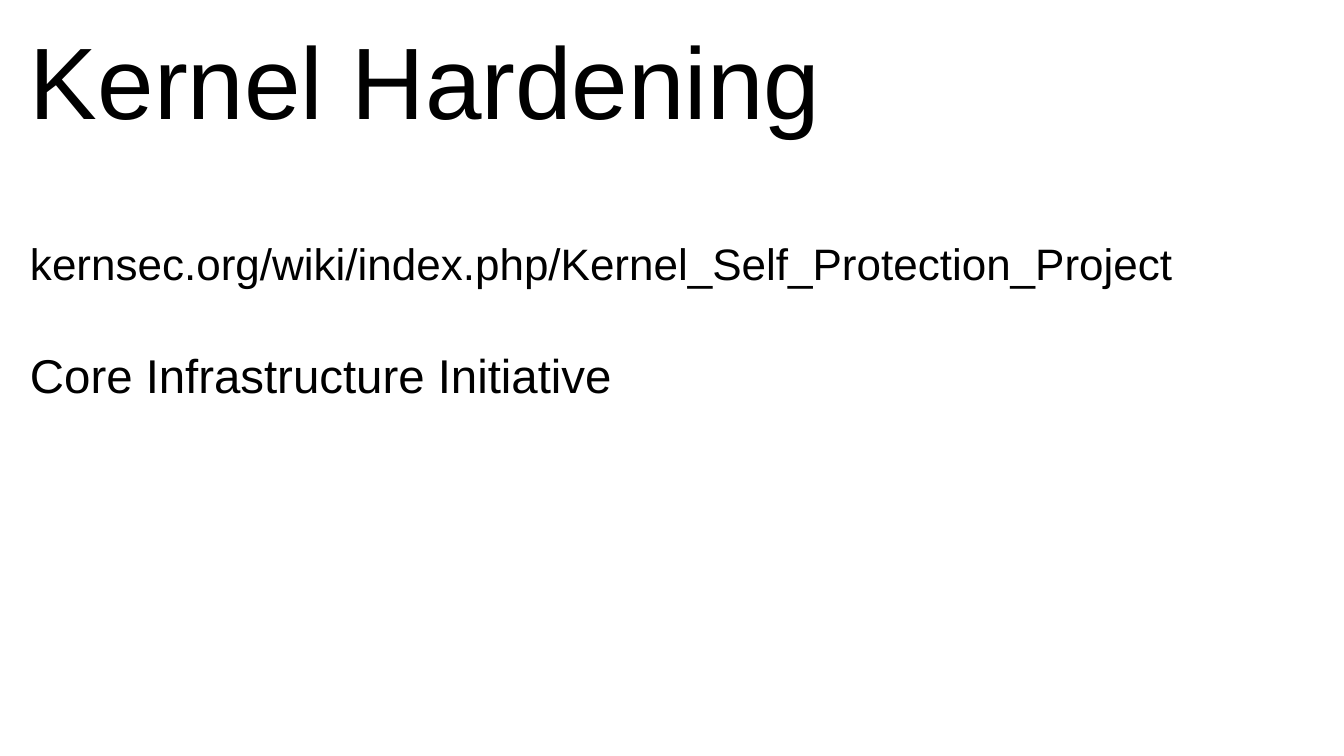
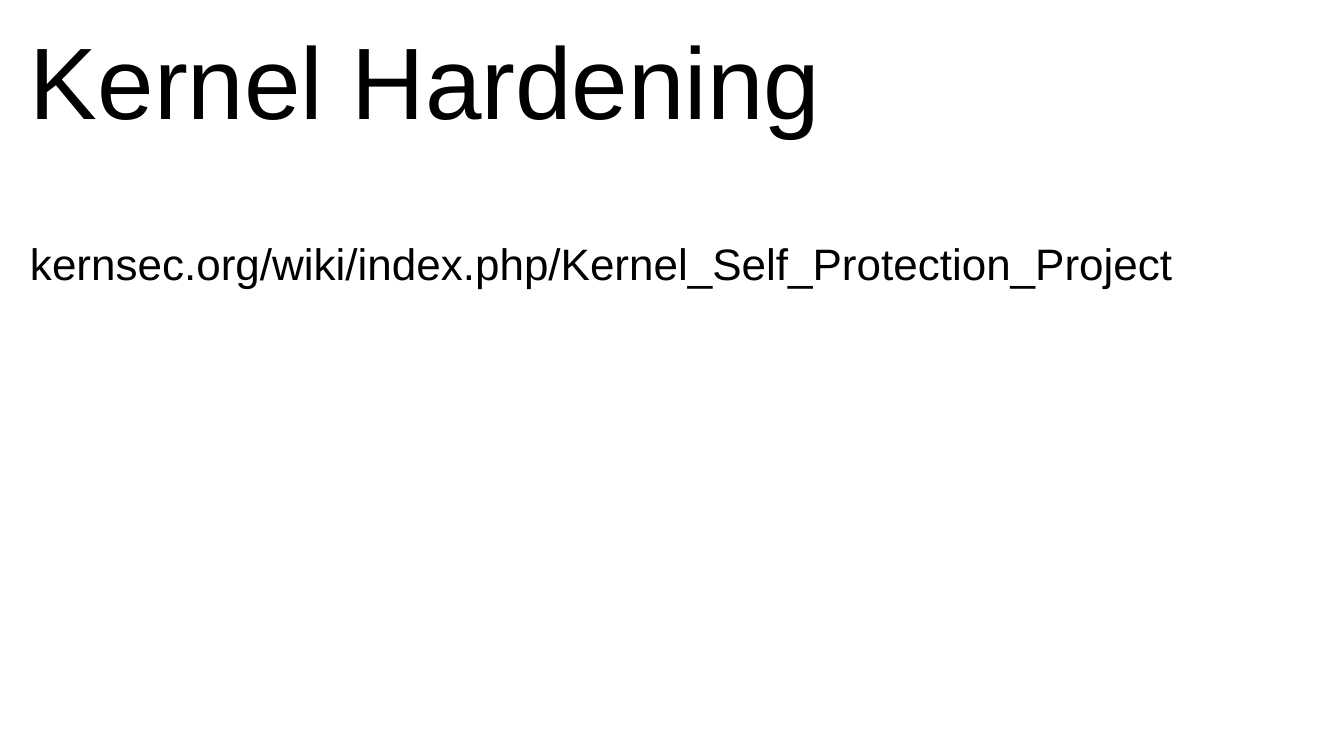
Before and after one commit to gregkh/kernel-development, a slide deck: slide 47 of kernel-development-wide.odp (slide 43 before the commit). Drawn at 1344x756 pixels with LibreOffice and Linux fonts; fonts in the diff are those of the drawing. Boxes give left, top, right and bottom in pixels: in the first picture for what was removed or moved away, otherwise in the second. Text is boxed around its words. In the diff, an @@ line names an element or a change of style, - is before the commit and + after.

```diff
--- a/kernel-development-wide.odp
+++ b/kernel-development-wide.odp
@@ text at [30,358,612,394]: paragraph removed @@
-Core Infrastructure Initiative
```
Also in this commit, not shown: 21 other slides changed, 5 slides added, 1 slide removed, 1 other file.
